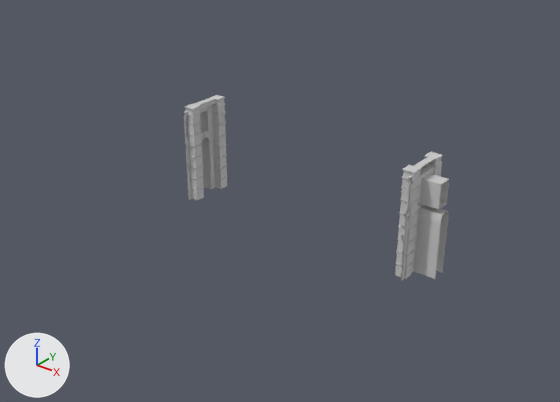
Two versions of the FBX model Assets/Scenes/Model/Wallgate.fbx, one commit apart.
The view is the same before and after, from a 50 mm lens placed at (91.0, -100.3, 65.8), pointed at (15.1, -5.4, 7.0). Every picture has the same lights, and +X, +Y and +Z are marked at lower left. Where no turn or scale is listed for an object, it has been applied to the vertices.

Objects in the first picture: 'Wallgate'.
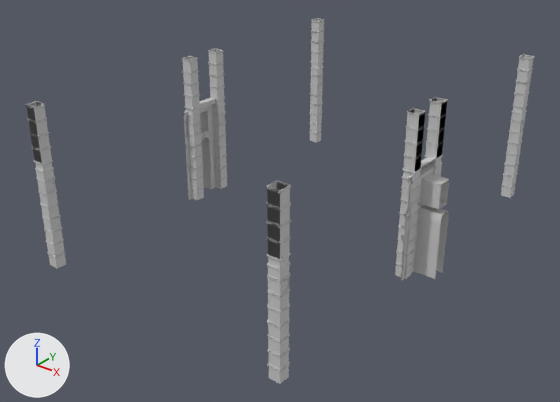
Where the newer file only moved an object's origin or applied its transform, the numbers keep the older frame.

Location of each change, (x1, y1, x2, y2) in pixels of the pictures (560 x 402 px):
'Wallgate', reshaped (92% wider, 97% taller): before (184, 95, 449, 280); after (25, 18, 535, 384)
part 1 of me_mesh, added: after (310, 61, 324, 143)
part 2 of me_mesh, added: after (501, 104, 528, 198)
part 3 of me_mesh, added: after (34, 160, 66, 268)
part 4 of me_mesh, added: after (267, 253, 291, 384)
part 5 of me_mesh, added: after (182, 56, 200, 108)
part 6 of me_mesh, added: after (208, 48, 225, 99)
part 7 of me_mesh, added: after (426, 97, 448, 158)
part 8 of me_mesh, added: after (403, 108, 426, 172)
part 9 of me_mesh, added: after (311, 18, 325, 63)
part 10 of me_mesh, added: after (513, 54, 535, 106)
part 11 of me_mesh, added: after (25, 101, 52, 163)
part 12 of me_mesh, added: after (266, 181, 291, 259)

The change, as a list of edits to the scene's bpy script:
```text
Add mat_02___default:
    mat_02___default = principled_material('02 - Default')
    mat_02___default.base_color = (0.588, 0.588, 0.588)  # light grey #cacaca
    mat_02___default.roughness = 0.859
Change me_mesh:
    used by ob_wallgate; location = (-9.5, 0.0, 0.0)
    remove me_mesh.from_pydata(...)  # 3294 vertices, 2952 faces; spans x -2.3..53.2, y -5.1..5.1, z 0.1..18.9
    add me_mesh.from_pydata(...)  # 6942 vertices, 6536 faces; spans x -2.3..53.2, y -37.3..36.6, z 0.1..28.0
    me_mesh part 1: the loose piece of 468 vertices spanning x 1.3..3.4, y 2.4..4.4, z 0.2..18.9 is copied, and the copy is moved by (0.0, 32.2, 0.0); it spans x 1.3..3.4, y 34.6..36.6, z 0.2..18.9
    me_mesh part 2: the loose piece of 468 vertices spanning x 1.3..3.4, y 2.4..4.4, z 0.2..18.9 is copied, and the copy is moved by (46.8, 32.2, 0.0); it spans x 48.1..50.2, y 34.6..36.6, z 0.2..18.9
    me_mesh part 3: the loose piece of 468 vertices spanning x 1.3..3.4, y 2.4..4.4, z 0.2..18.9 is copied, and the copy is mirrored in y about its middle, then moved by (0.0, -39.7, 0.0); it spans x 1.3..3.4, y -37.3..-35.3, z 0.2..18.9
    me_mesh part 4: the loose piece of 468 vertices spanning x 1.3..3.4, y 2.4..4.4, z 0.2..18.9 is copied, and the copy is mirrored in y about its middle, then moved by (46.8, -39.7, 0.0); it spans x 48.1..50.2, y -37.3..-35.3, z 0.2..18.9
    me_mesh part 5: a new loose piece of 222 vertices spanning x 1.3..3.4, y -4.4..-2.4, z 18.9..28.0, in mat_02___default (light grey #cacaca)
    me_mesh part 6: a new loose piece of 222 vertices spanning x 1.3..3.4, y 2.4..4.4, z 18.9..28.0, in mat_02___default (light grey #cacaca)
    me_mesh part 7: a new loose piece of 222 vertices spanning x 47.6..49.7, y 2.4..4.4, z 18.9..28.0, in mat_02___default (light grey #cacaca)
    me_mesh part 8: a new loose piece of 222 vertices spanning x 47.6..49.7, y -4.4..-2.4, z 18.9..28.0, in mat_02___default (light grey #cacaca)
    me_mesh part 9: a new loose piece of 222 vertices spanning x 1.3..3.4, y 34.6..36.6, z 18.9..28.0, in mat_02___default (light grey #cacaca)
    me_mesh part 10: a new loose piece of 222 vertices spanning x 48.1..50.2, y 34.6..36.6, z 18.9..28.0, in mat_02___default (light grey #cacaca)
    me_mesh part 11: a new loose piece of 222 vertices spanning x 1.3..3.4, y -37.3..-35.3, z 18.9..28.0, in mat_02___default (light grey #cacaca)
    me_mesh part 12: a new loose piece of 222 vertices spanning x 48.1..50.2, y -37.3..-35.3, z 18.9..28.0, in mat_02___default (light grey #cacaca)
    add me_mesh.materials.append(mat_02___default)  # light grey #cacaca
```
